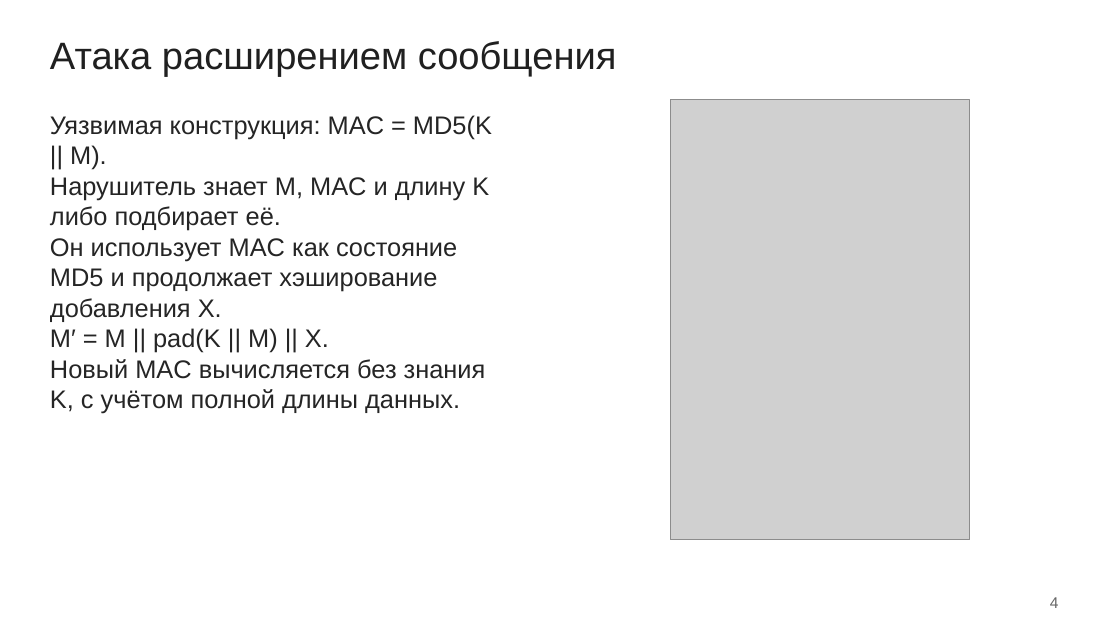
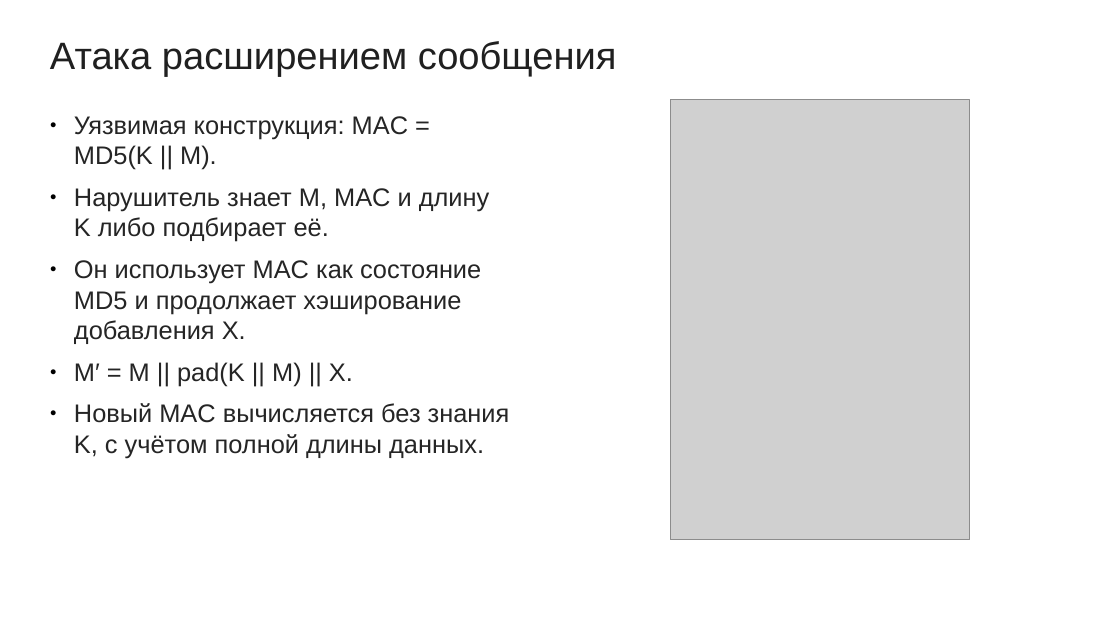
Before and after one commit to mikhailshceglov/sem7, a slide deck: slide 4 of crypto/lab4/Щеглов_3381_ЛР4.odp. Drawn at 1120x630 pixels with LibreOffice and Linux fonts; fonts in the diff are those of the drawing; grey boxes stand for pictures. Boxes give left, top, right and bottom in pixels: in the first picture for what was removed or moved away, otherwise in the second. Text is boxed around its words. In the diff, an @@ line names an element or a change of style, - is before the commit and + after.

```diff
--- a/crypto/lab4/Щеглов_3381_ЛР4.odp
+++ b/crypto/lab4/Щеглов_3381_ЛР4.odp
@@ text "Уязвимая конструкция: MAC = MD5(K ..." at (x1=74, y1=116, x2=510, y2=458): bullet none to ●; more space between paragraphs @@
@@ text removed at (x1=1050, y1=597, x2=1059, y2=608) @@
-4
```
Also in this commit, not shown: 20 other slides changed, 3 slides added, 2 slides removed, 6 other files.
